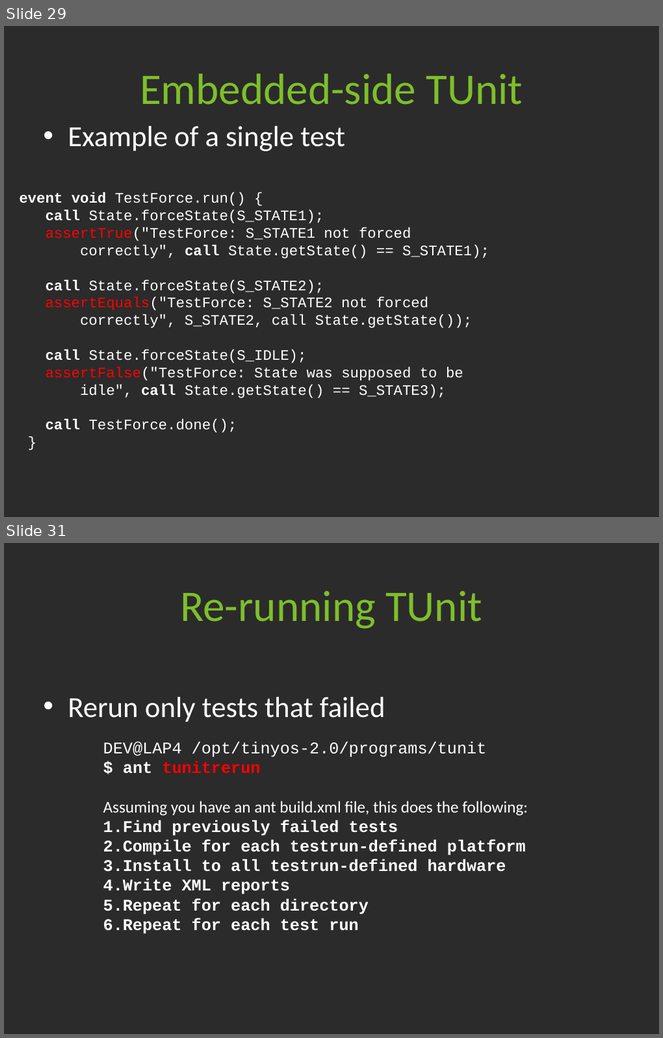
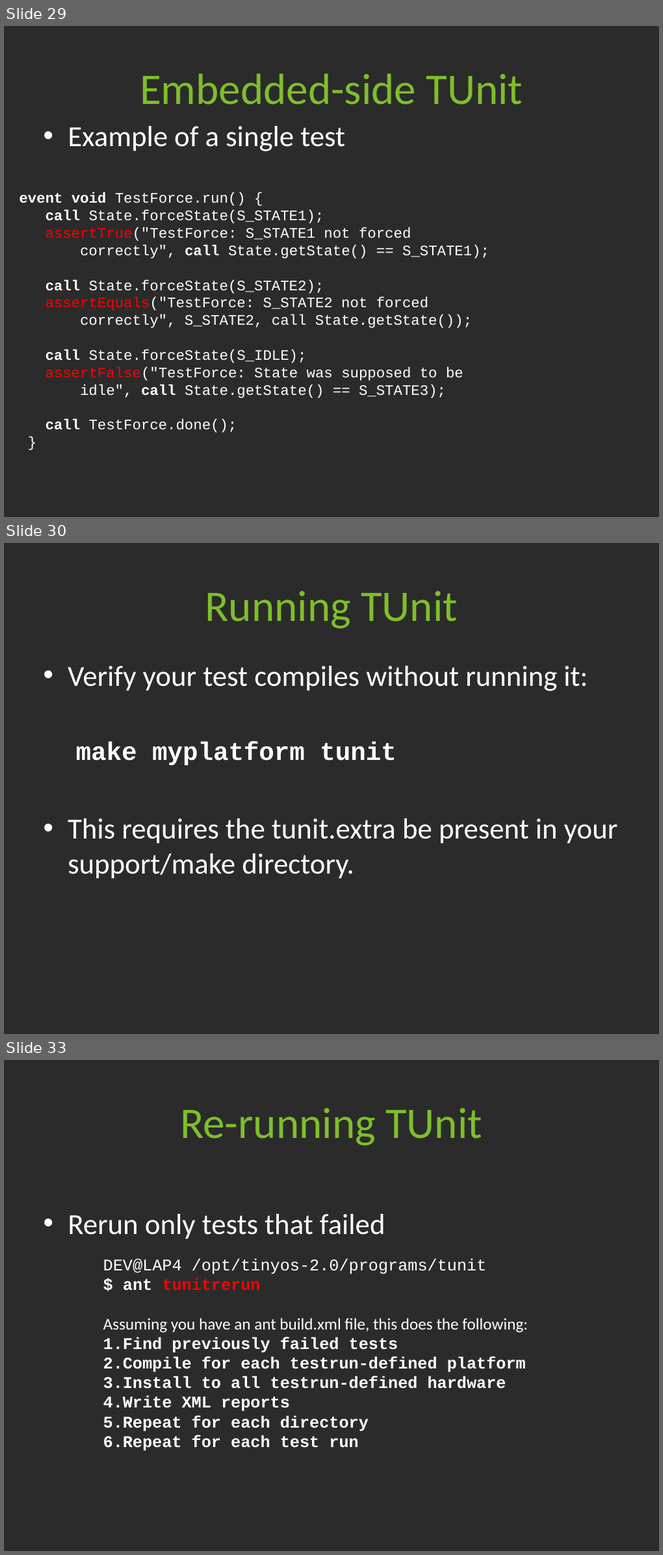
Before and after one commit to tyll/tinyos-2.x-contrib, a slide deck: tunit/docs/TUnit Intro.ppt. Shown one above the other, each under a label of ours: slides 29 and 31 before the commit, slides 29, 30 and 33 after it; the slides between them are not shown. The pictures are 663x1038 and 663x1555 pixels, drawn with LibreOffice and Linux fonts; fonts in the diff are those of the drawing; background and template pictures are left out; a plain dark background stands for a picture behind light text. Boxes give left, top, right and bottom in pixels: in the first picture for what was removed or moved away, otherwise in the second. Text is boxed around its words. In the diff, an @@ line names an element or a change of style, - is before the commit and + after.

Commit message:
Added a few new features to the tunit intro

```diff
--- a/tunit/docs/TUnit Intro.ppt
+++ b/tunit/docs/TUnit Intro.ppt
@@ slide 30 added at bbox=[4, 543, 659, 1034], background picture (left out) @@
@@ title added at bbox=[205, 591, 458, 629], 48 pt, text #7EBF2A @@
+Running TUnit
@@ text added at bbox=[68, 666, 618, 879], 32 pt, text #FFFFFF @@
+• Verify your test compiles without running it:
+  make myplatform tunit
+• This requires the tunit.extra be present in your support/make directory.
@@ what was slide 31 is now slide 33 @@
```
Also in this commit, not shown: 2 slides changed, 1 other slide added.
